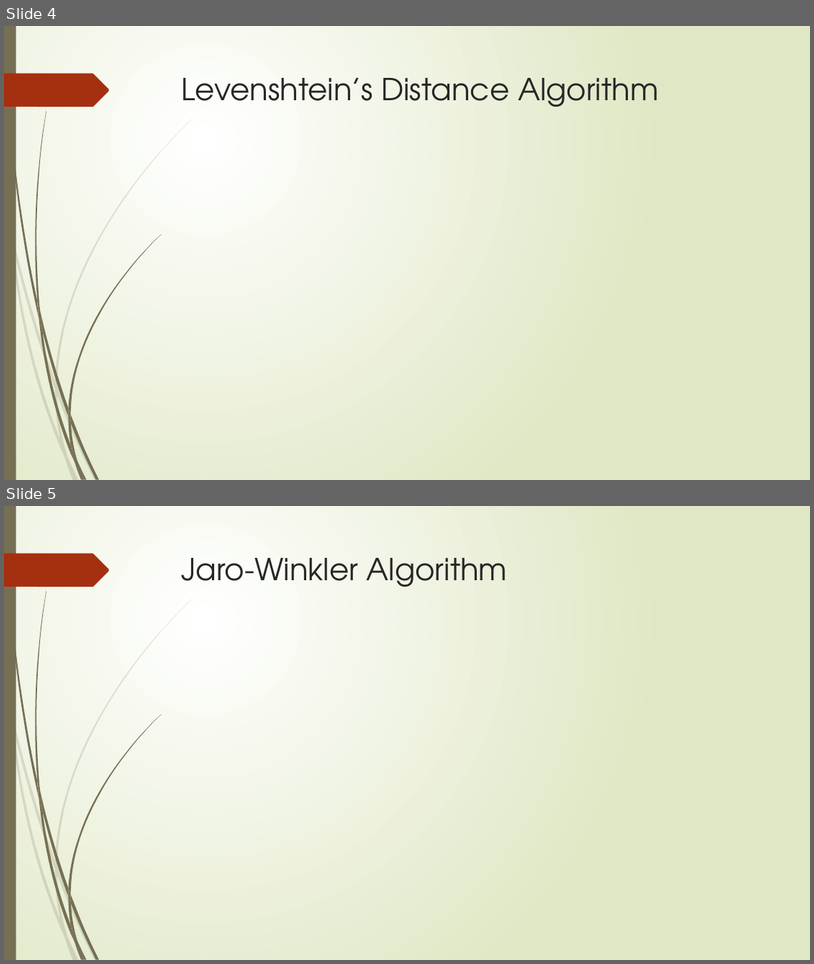
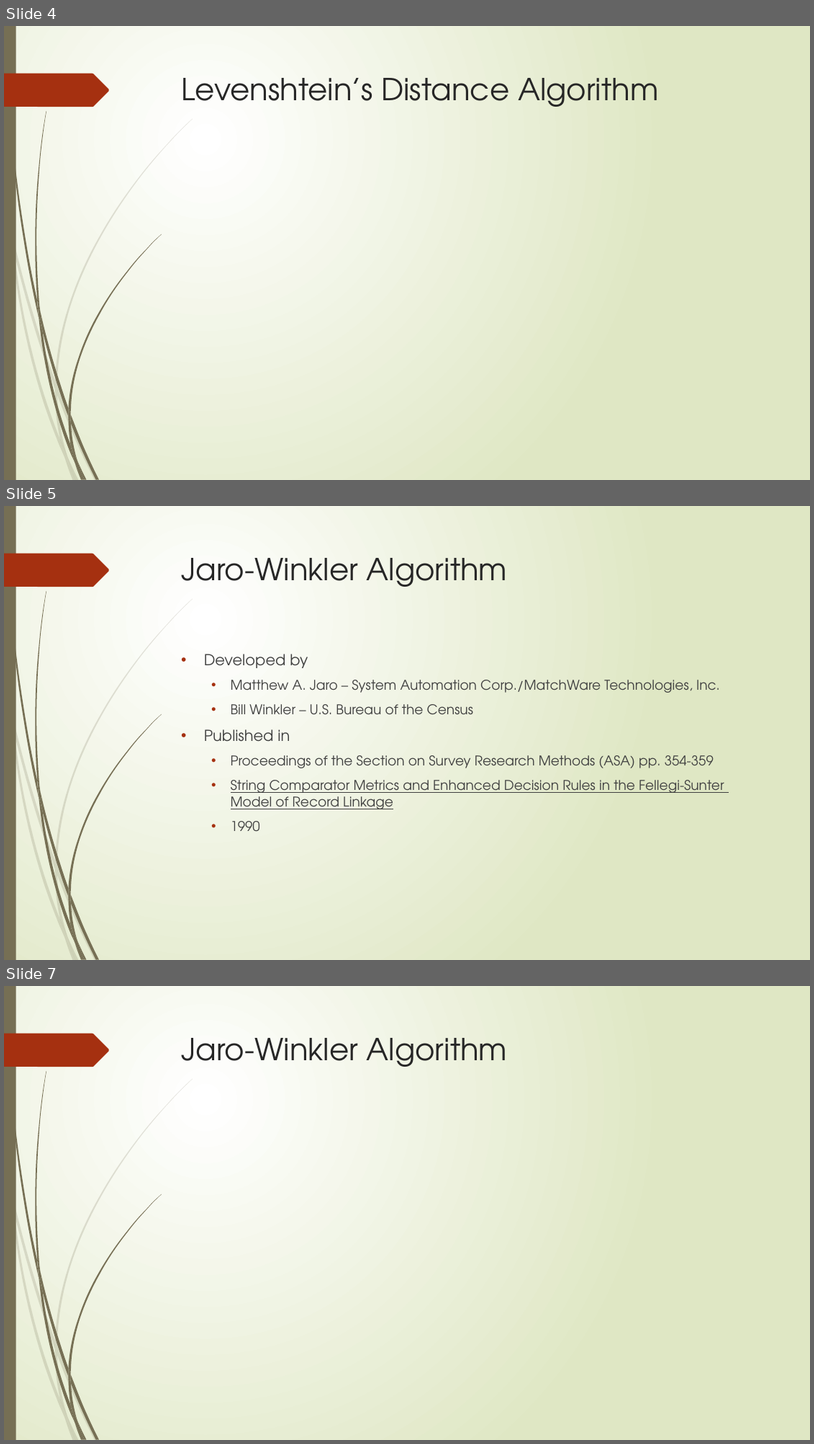
Before and after one commit to AthensStateComputerScience/DigitalHumanities, a slide deck: PowerPoint/Digital Humanities.pptx. Shown one above the other, each under a label of ours: slides 4 and 5 before the commit, slides 4, 5 and 7 after it; the slides between them are not shown. The pictures are 814x964 and 814x1444 pixels, drawn with LibreOffice and Linux fonts; fonts in the diff are those of the drawing. Boxes give left, top, right and bottom in pixels: in the first picture for what was removed or moved away, otherwise in the second. Text is boxed around its words. In the diff, an @@ line names an element or a change of style, - is before the commit and + after.

Commit message:
updating jaro-winkler slides
updating jaro-winkler slides

```diff
--- a/PowerPoint/Digital Humanities.pptx
+++ b/PowerPoint/Digital Humanities.pptx
@@ slide 5 added at (4,506,810,960), background gradient #FFFFFF to #DFE8C4; not listed: 24 template elements that a slide beside it also shows @@
@@ title added at (182,558,508,587), 36 pt, text #262626 @@
+Jaro-Winkler Algorithm
@@ text added at (204,654,725,831), 16 pt, text #404040 @@
+• Developed by
+  • Matthew A. Jaro – System Automation Corp./MatchWare Technologies, Inc.
+  • Bill Winkler – U.S. Bureau of the Census
+• Published in
+  • Proceedings of the Section on Survey Research Methods (ASA) pp. 354-359
+  • String Comparator Metrics and Enhanced Decision Rules in the Fellegi-Sunter Model of Record Linkage
+  • 1990
@@ what was slide 5 is now slide 7 @@
```
Also in this commit, not shown: 2 slides changed, 1 other slide added.
